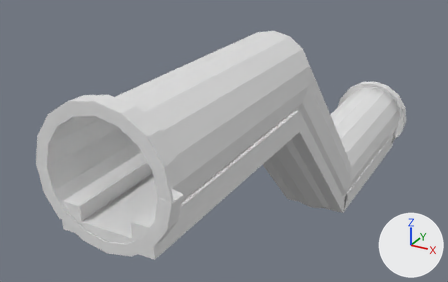
One commit to the OBJ model !TESTING/models/Pipes/4m_steep_ramp.obj: the scene before it, then after it.
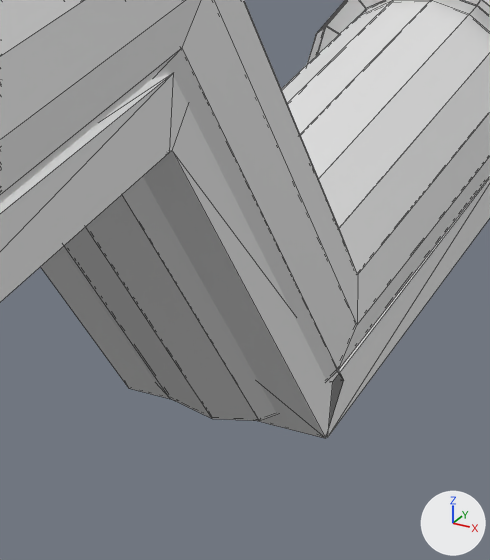
Each version appears first whole from a 50 mm lens placed at (3.97, -11.36, 6.95), pointed at (-1.11, -2.12, 2.33), and next in a close-up on the part from 56% to 87% of the width and 32% to 88% of the height. The axes (+X, +Y, +Z) are drawn at lower right. The lights are the same throughout. The first two pictures are the older version. The close-ups show mesh edges as thin lines. Where no turn or scale is listed for an object, it has been applied to the vertices.
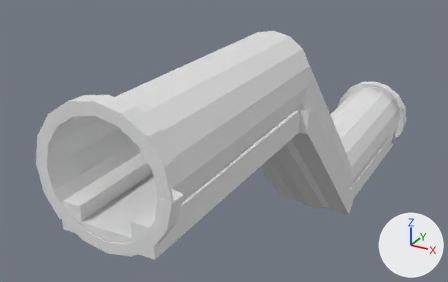
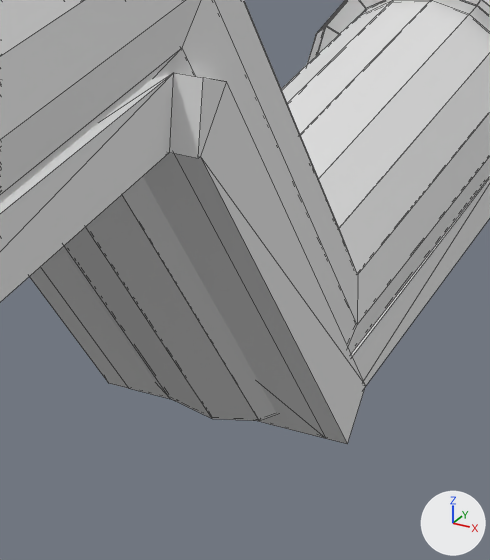
Commit message: Updated 4m steep ramp

Pixel boxes [x1, y1, x2, y2] of what changed, in the close-ups (490 x 560 px):
```json
{"object": "Cube.002", "change": "reshaped", "before": [0, 74, 344, 438], "after": [0, 73, 366, 444]}
{"part": 1, "of": "me_cube_002", "change": "built on", "after": [29, 267, 128, 388]}
{"part": 2, "of": "me_cube_002", "change": "built on", "before": [170, 78, 344, 438], "after": [170, 73, 366, 444]}
```

The change, as JSON lines over the scene's bpy script:
```json
{"block": "me_cube_002", "where": "# used by ob_cube_002; location = (0.0, 0.0, 0.0)"}
{"op": "remove", "block": "me_cube_002", "code": "me_cube_002.from_pydata(...)  # 48 vertices, 82 faces; spans x -0.64..0.64, y -6.84..0.21, z 0.24..3.5"}
{"op": "add", "block": "me_cube_002", "code": "me_cube_002.from_pydata(...)  # 60 vertices, 94 faces; spans x -0.78..0.78, y -6.84..0.21, z 0.24..3.5"}
{"block": "me_cube_002", "change": "me_cube_002 part 1"}
{"block": "me_cube_002", "change": "3 faces are deleted"}
{"block": "me_cube_002", "change": "6 new vertices lie (-0.14, 0.0, 0.0) away from vertices in x -0.64, y -2.85..0.21, z 0.24..3.5"}
{"block": "me_cube_002", "change": "9 new faces join them"}
{"block": "me_cube_002", "change": "me_cube_002 part 2"}
{"block": "me_cube_002", "change": "3 faces are deleted"}
{"block": "me_cube_002", "change": "6 new vertices lie (0.14, 0.0, 0.0) away from vertices in x 0.64, y -2.85..0.21, z 0.24..3.5"}
{"block": "me_cube_002", "change": "9 new faces join them"}
```
